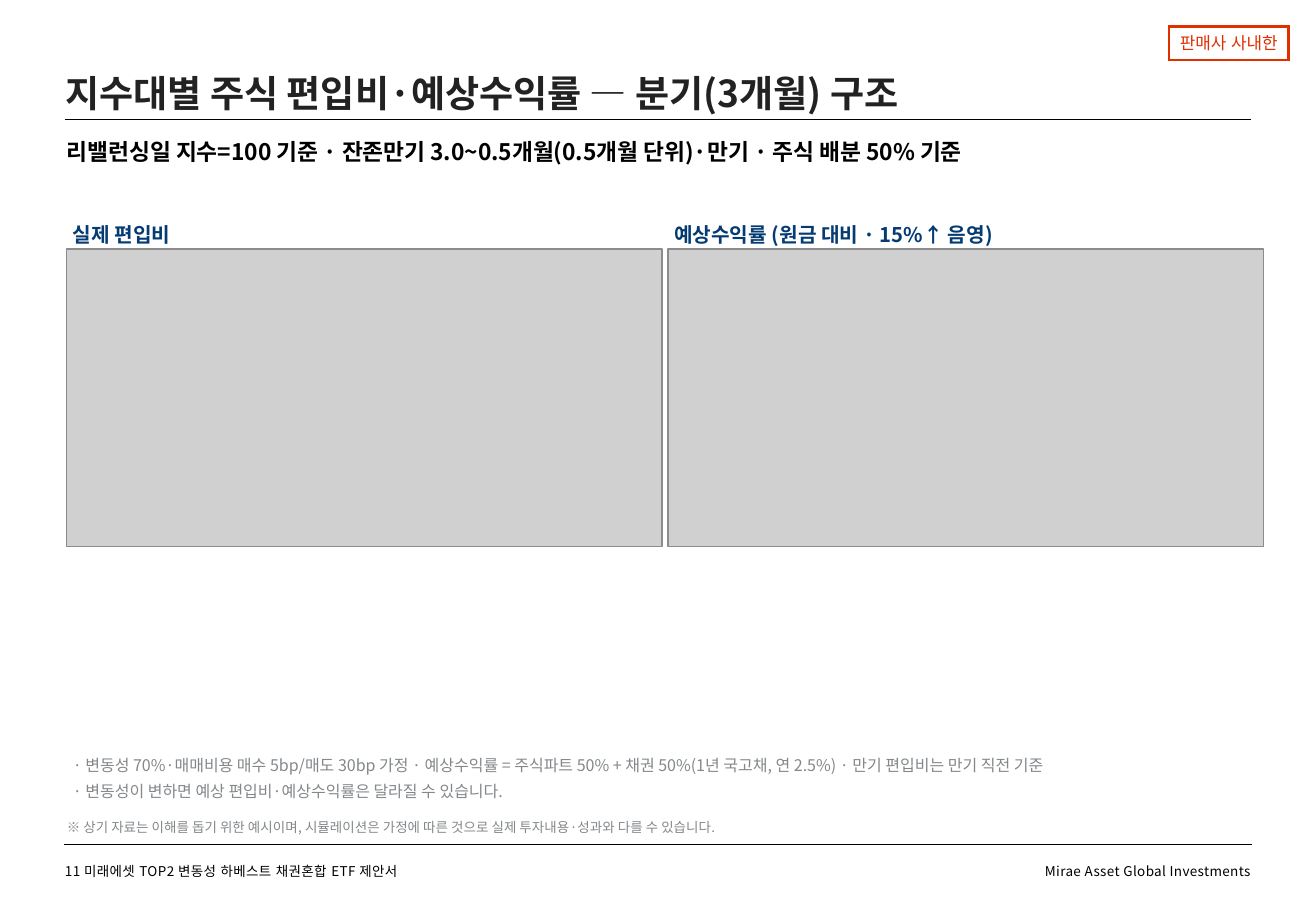
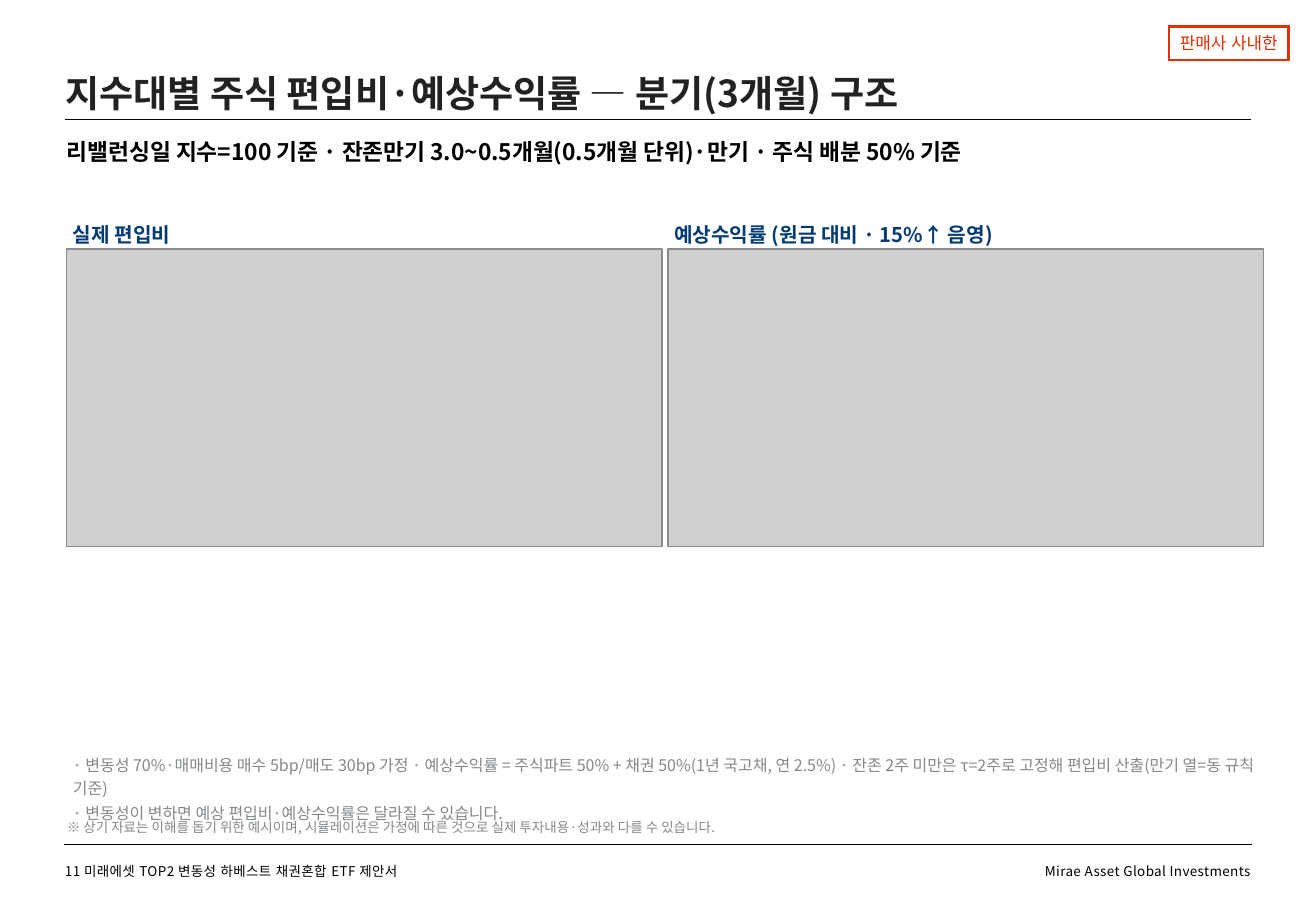
Before and after one commit to gamer383-bit/Volatility-Fund, a slide deck: slide 12 of 제안서/변동성하베스트_TOP2채권혼합ETF_v1_20260730.pptx. Drawn at 1316x911 pixels with LibreOffice and Linux fonts; fonts in the diff are those of the drawing; grey boxes stand for pictures. Boxes give left, top, right and bottom in pixels: in the first picture for what was removed or moved away, otherwise in the second. Text is boxed around its words. In the diff, an @@ line names an element or a change of style, - is before the commit and + after.

```diff
--- a/제안서/변동성하베스트_TOP2채권혼합ETF_v1_20260730.pptx
+++ b/제안서/변동성하베스트_TOP2채권혼합ETF_v1_20260730.pptx
@@ text at (x1=73, y1=757, x2=1254, y2=797): text changed @@
-· 변동성 70%·매매비용 매수 5bp/매도 30bp 가정 · 예상수익률 = 주식파트 50% + 채권 50%(1년 국고채, 연 2.5%) · 만기 편입비는 만기 직전 기준
+· 변동성 70%·매매비용 매수 5bp/매도 30bp 가정 · 예상수익률 = 주식파트 50% + 채권 50%(1년 국고채, 연 2.5%) · 잔존 2주 미만은 τ=2주로 고정해 편입비 산출(만기 열=동 규칙 기준)
```
Also in this commit, not shown: 3 other slides changed, 10 other files.
